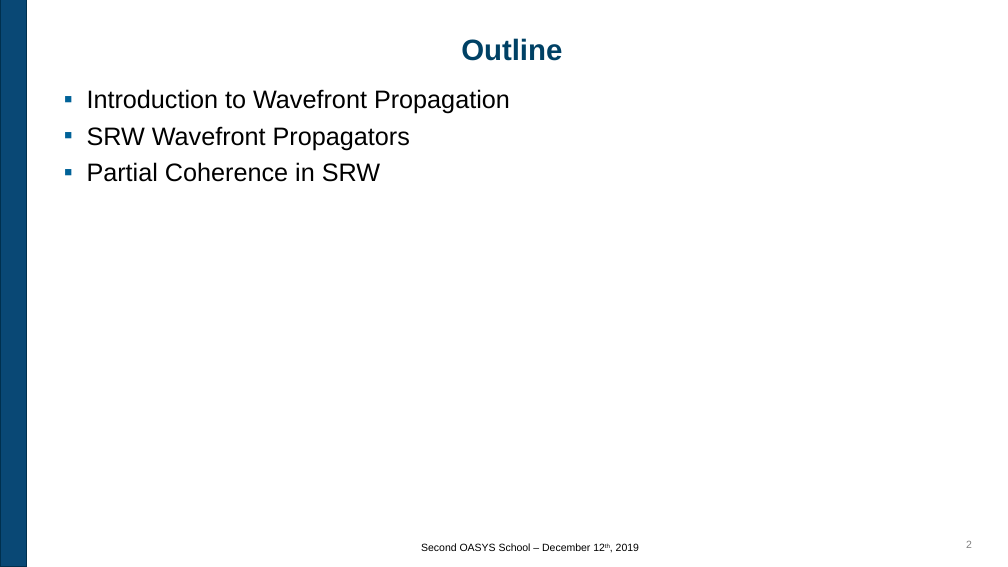
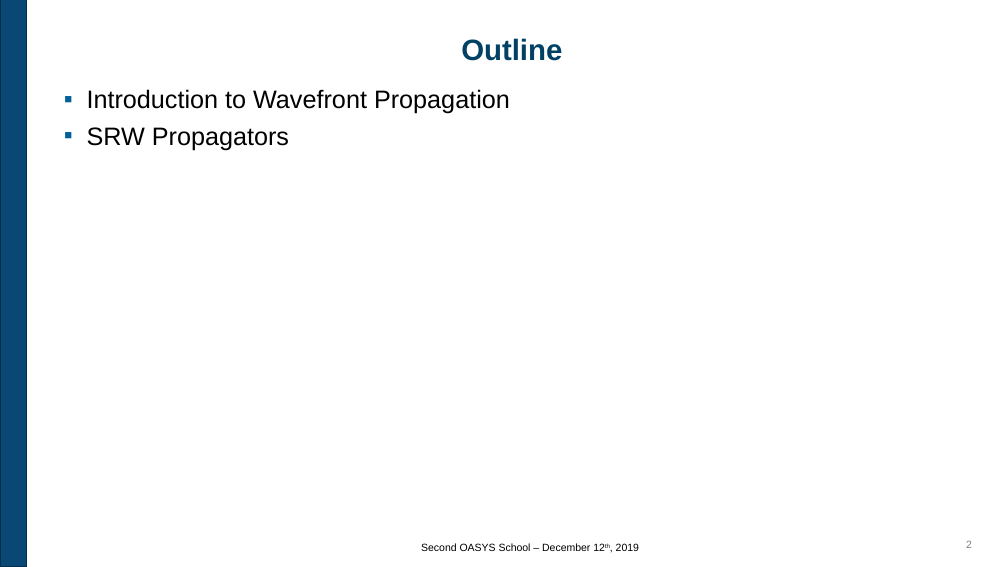
Before and after one commit to oasys-kit/oasys_school, a slide deck: slide 2 of second/slides/2_Introduction_to_SRW.pptx. Drawn at 1008x567 pixels with LibreOffice and Linux fonts; fonts in the diff are those of the drawing; background and template pictures are left out. Boxes give left, top, right and bottom in pixels: in the first picture for what was removed or moved away, otherwise in the second. Text is boxed around its words. In the diff, an @@ line names an element or a change of style, - is before the commit and + after.

```diff
--- a/second/slides/2_Introduction_to_SRW.pptx
+++ b/second/slides/2_Introduction_to_SRW.pptx
@@ text at <box>87,127,289,150</box>: text changed @@
-▪ SRW Wavefront Propagators
-▪ Partial Coherence in SRW
+▪ SRW Propagators
```
Also in this commit, not shown: 6 other slides changed, 4 slides added, 4 slides removed, 1 other file.
